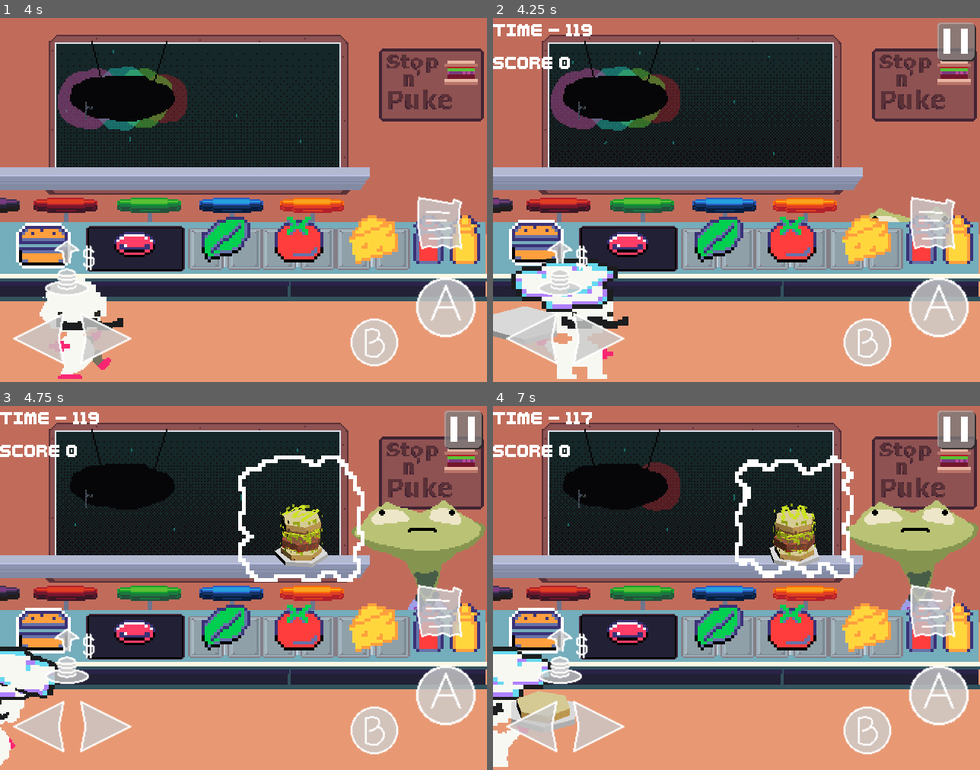
Above: before the commit, frames 1-4 (two rows, left to right).
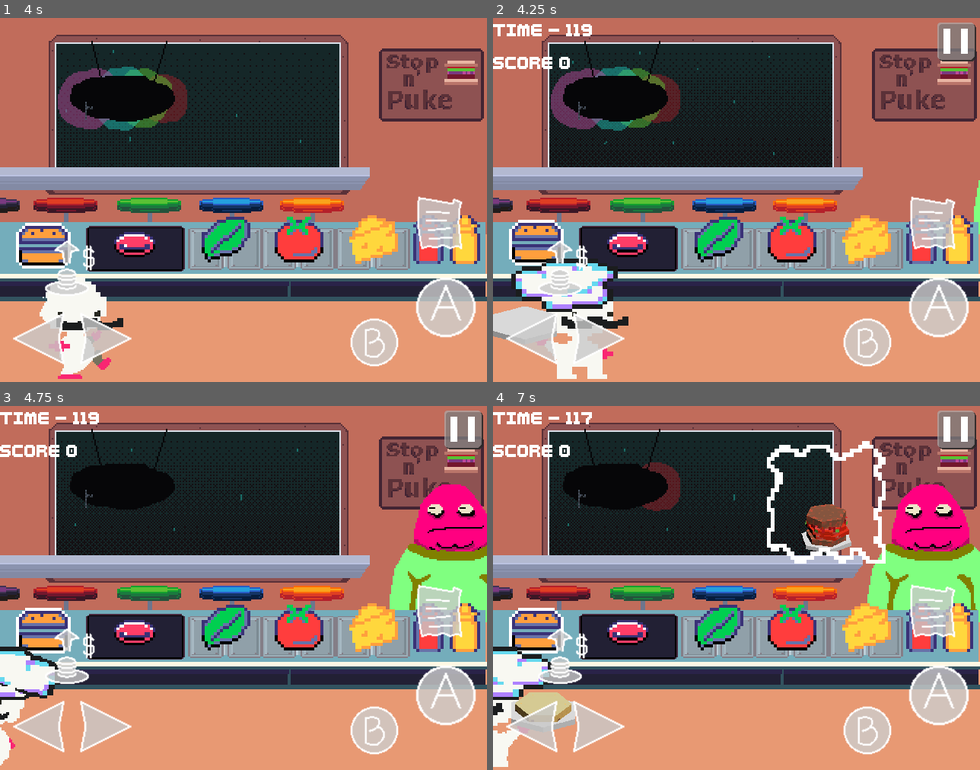
Above: after the commit, the same moments.

Repository: LettucePie/burgert
Game: Godot game, scene res://scenes/play.tscn
Same seed, same stepped clock (60 frames per second), same inputs: the game is played once before the commit and once after it. Sound files missing from this copy of the repository are replaced by a short silence.
Inputs (mouse positions are in pixels of both pictures, inside the frame that each line leads up to):
- Up to frame 1 (4 s): click "Play" at 0.5 s; tap Enter (menu) at 1.25 s; move the mouse to (350, 181) at 1.27 s; hold Right (right) 1.28-2 s; tap Z (confirm) at 1.35, 2.85 s; click (350, 181) at 1.42 s; drag from (146, 218) to (219, 272) at 2.02 s; move the mouse to (292, 119) at 2.77 s; hold Right (right) 2.78-3.5 s; drag from (219, 272) to (97, 145) at 3.52 s
- Up to frame 2 (4.25 s): no input
- Up to frame 3 (4.75 s): move the mouse to (389, 642) at 4.27 s; hold Left (left) from 4.28 s (still down); tap Z (confirm) at 4.35 s
- Up to frame 4 (7 s): release Left (left) at 5 s; drag from (590, 533) to (663, 497) at 5.02 s; move the mouse to (760, 588) at 5.77 s; hold Down (down) 5.78-6.5 s; tap Z (confirm) at 5.85 s; click (760, 588) at 5.92 s; drag from (663, 497) to (639, 606) at 6.52 s

Frame 1 is identical in both runs. In frame 2, 0.3% of the frame differs, in the area x 77-100%, y 44-60%; in frame 3, 8.9%; in frame 4, 11%, in the area x 4-100%, y 9-88%.

Commit message:
customer added macholiam

Diff:
--- /dev/null
+++ b/assets/images/game/customers/customer_macholiam_still.tres
@@ -0,0 +1,7 @@
+[gd_resource type="AtlasTexture" load_steps=2 format=3 uid="uid://b77j88yrxp5un"]
+
+[ext_resource type="Texture2D" uid="uid://b555sav40m4ag" path="res://assets/images/game/customers/customers_wave3_packed.png" id="1_2p8er"]
+
+[resource]
+atlas = ExtResource("1_2p8er")
+region = Rect2(0, 302, 99, 99)
--- a/scenes/game/kitchen_a.tscn
+++ b/scenes/game/kitchen_a.tscn
@@ -51,6 +51,7 @@
 [ext_resource type="AudioStream" uid="uid://cxtpbxd1ikh4a" path="res://assets/sound/sfx/Audio 16.wav" id="43_pkjyh"]
 [ext_resource type="Texture2D" uid="uid://xt254ac7wjjk" path="res://assets/images/game/kitchen/counter_v2_alcove.tres" id="43_yb70e"]
 [ext_resource type="Texture2D" uid="uid://2rdv7lntg74d" path="res://assets/images/game/customers/customer_mrpink_still.tres" id="44_dvdxs"]
+[ext_resource type="Texture2D" uid="uid://b77j88yrxp5un" path="res://assets/images/game/customers/customer_macholiam_still.tres" id="45_1pdbv"]
 [ext_resource type="Texture2D" uid="uid://q1ab3x30ngjg" path="res://assets/images/game/kitchen/bun.tres" id="45_gga11"]
 [ext_resource type="Texture2D" uid="uid://glehc4nentpm" path="res://assets/images/game/kitchen/bun_highlight.tres" id="46_bk7km"]
 [ext_resource type="Texture2D" uid="uid://bro1j5oa72kh5" path="res://assets/images/game/kitchen/meat.tres" id="47_sn0s0"]
@@ -673,8 +674,7 @@
 position = Vector2(351, 137)
 
 [node name="Anxiety" type="Node2D" parent="customers" node_paths=PackedStringArray("burger_portal_sprite", "sound_player", "left_area", "right_area", "munch")]
-visible = false
-position = Vector2(0, 218)
+position = Vector2(0, 59)
 script = ExtResource("3_488ky")
 customer_name = "Anxiety"
 orders = Array[PackedStringArray]([PackedStringArray("Bun", "Bun Top")])
@@ -748,7 +748,7 @@
 autoplay = "default"
 
 [node name="AudioStreamPlayer2D" type="AudioStreamPlayer2D" parent="customers/Haircut"]
-position = Vector2(480, 126)
+position = Vector2(324, 126)
 stream = ExtResource("41_ycyvm")
 bus = &"SFX"
 
@@ -795,7 +795,7 @@
 autoplay = "default"
 
 [node name="AudioStreamPlayer2D" type="AudioStreamPlayer2D" parent="customers/Jimmie"]
-position = Vector2(480, 126)
+position = Vector2(320, 63)
 stream = ExtResource("43_pkjyh")
 bus = &"SFX"
 
@@ -842,7 +842,7 @@
 autoplay = "default"
 
 [node name="AudioStreamPlayer2D" type="AudioStreamPlayer2D" parent="customers/MrPink"]
-position = Vector2(480, 126)
+position = Vector2(320, 113)
 stream = ExtResource("43_pkjyh")
 bus = &"SFX"
 
@@ -854,6 +854,54 @@
 
 [node name="munch" parent="customers/MrPink" instance=ExtResource("14_rquj2")]
 position = Vector2(321, 55)
+
+[node name="Liam" type="Node2D" parent="customers" node_paths=PackedStringArray("burger_portal_sprite", "sound_player", "left_area", "right_area", "munch")]
+position = Vector2(-435, 110)
+script = ExtResource("3_488ky")
+customer_name = "Macho Liam"
+orders = Array[PackedStringArray]([PackedStringArray("Bun", "Meat", "Cheese", "Ketchup", "Bun Top"), PackedStringArray("Bun", "Meat", "Meat", "Bun Top"), PackedStringArray("Bun", "Meat", "Meat", "Meat")])
+burger_portal_sprite = NodePath("burger_portal_view")
+sound_player = NodePath("AudioStreamPlayer2D")
+left_area = NodePath("Left")
+right_area = NodePath("Right")
+munch = NodePath("munch")
+enter_pos = Vector2(-435, 110)
+stay_pos = Vector2(-205, 110)
+exit_pos = Vector2(-435, 110)
+enter_speed = 10.0
+exit_speed = 10.0
+
+[node name="character" type="Sprite2D" parent="customers/Liam"]
+position = Vector2(320, 101)
+scale = Vector2(2, 2)
+texture = ExtResource("45_1pdbv")
+
+[node name="burger_portal_view" type="Sprite2D" parent="customers/Liam"]
+position = Vector2(452, -19)
+scale = Vector2(0.275879, 0.275879)
+texture = ExtResource("11_q4v5g")
+
+[node name="thought_cloud" type="AnimatedSprite2D" parent="customers/Liam/burger_portal_view"]
+position = Vector2(0, -7.24954)
+scale = Vector2(18.8602, 18.8602)
+sprite_frames = ExtResource("12_vq758")
+autoplay = "default"
+flip_h = true
+
+[node name="AudioStreamPlayer2D" type="AudioStreamPlayer2D" parent="customers/Liam"]
+position = Vector2(318, 102)
+stream = ExtResource("30_6f0yp")
+pitch_scale = 0.85
+bus = &"SFX"
+
+[node name="Left" type="Marker2D" parent="customers/Liam"]
+position = Vector2(214, 88)
+
+[node name="Right" type="Marker2D" parent="customers/Liam"]
+position = Vector2(419, 88)
+
+[node name="munch" parent="customers/Liam" instance=ExtResource("14_rquj2")]
+position = Vector2(319, 32)
 
 [node name="kitchen_floor" type="Sprite2D" parent="."]
 position = Vector2(320, 240)
Not shown: 1 places in scenes/game/kitchen_a.tscn that only renumber resources
